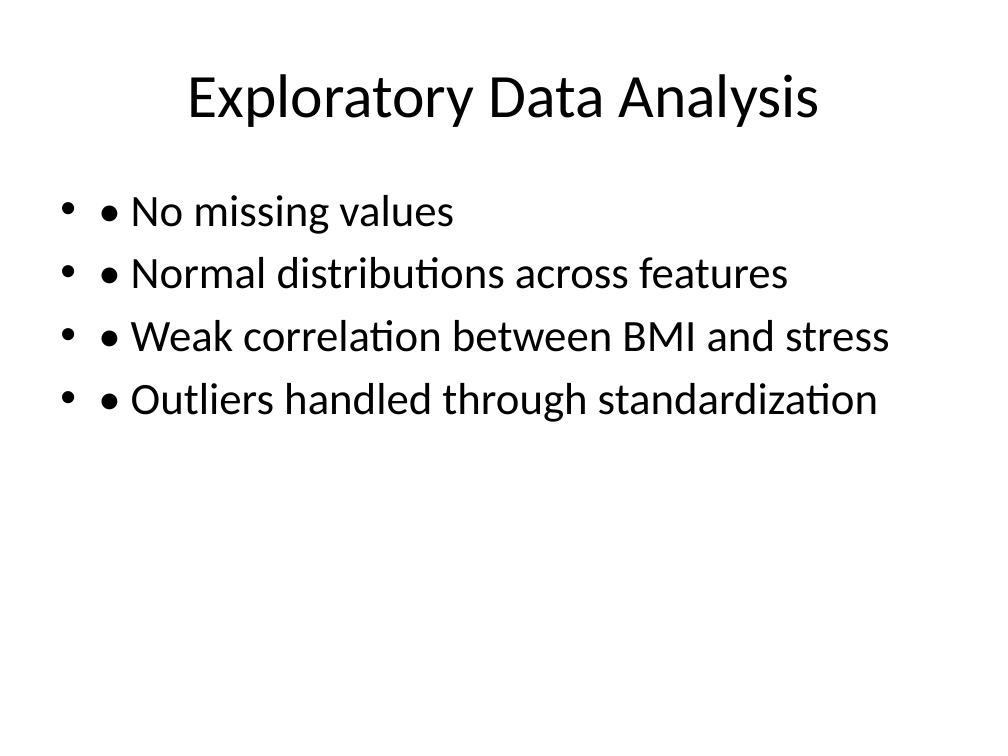
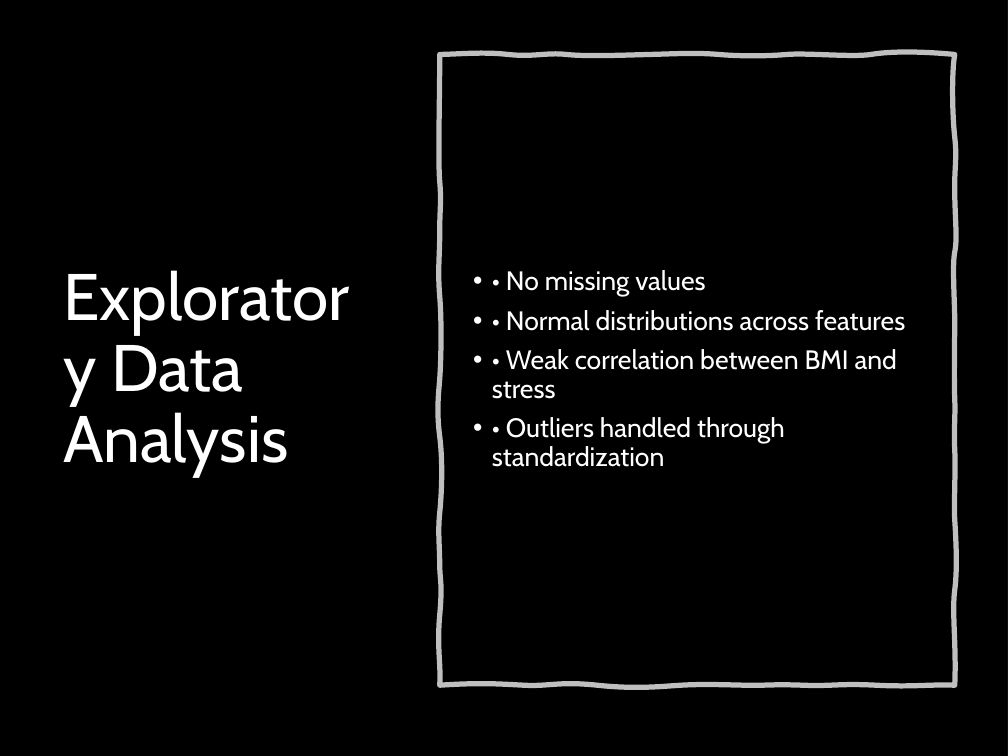
Before and after one commit to Rageshmenon9388/rag, a slide deck: slide 5 of Health_Behavior_Clustering_Presentation.pptx. Drawn at 1008x756 pixels with LibreOffice and Linux fonts; fonts in the diff are those of the drawing; background and template pictures are left out; a plain dark background stands for a picture behind light text. Boxes give left, top, right and bottom in pixels: in the first picture for what was removed or moved away, otherwise in the second. Text is boxed around its words. In the diff, an @@ line names an element or a change of style, - is before the commit and + after.

```diff
--- a/Health_Behavior_Clustering_Presentation.pptx
+++ b/Health_Behavior_Clustering_Presentation.pptx
@@ background #FFFFFF to picture (left out) @@
@@ rectangle added at [0,0,1008,756], fill #000000 @@
@@ freeform shape added at [439,54,955,685], outline #FFFFFF 3.75 pt @@
@@ title "Exploratory Data Analysis": place and size @@
-title "Exploratory Data Analysis" at [187,74,819,127]
+title "Exploratory Data Analysis" at [63,345,288,477]
@@ title "Exploratory Data Analysis" at [63,345,288,477]: size 44 to 47 pt, font Calibri to Cabin, text colour #000000 to #FFFFFF; alignment centre to left; line spacing 1 to 0.9 @@
@@ text "• No missing values": place and size @@
-text "• No missing values" at [131,195,889,422]
+text "• No missing values" at [492,270,905,467]
@@ text "• No missing values" at [492,270,905,467]: size 32 to 19 pt, font Calibri to Cabin, text colour #000000 to #FFFFFF; indent changed; line spacing 1 to 0.9; more space between paragraphs; vertical alignment top to middle @@
```
Also in this commit, not shown: 10 other slides changed.
